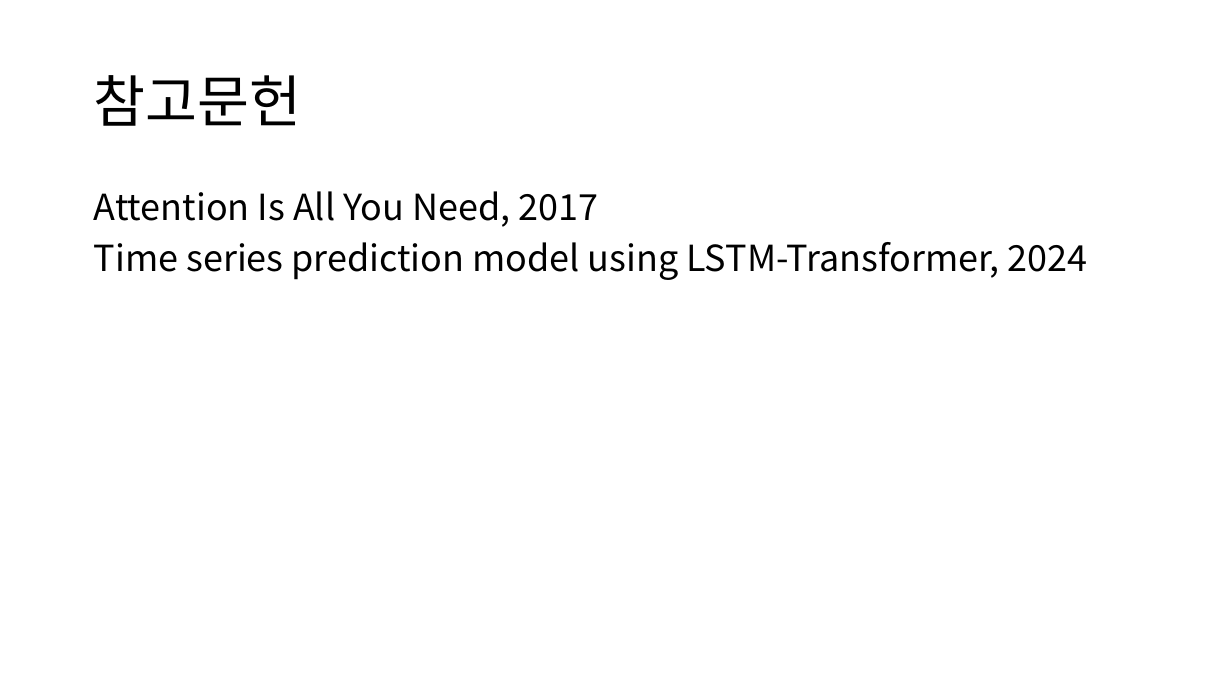
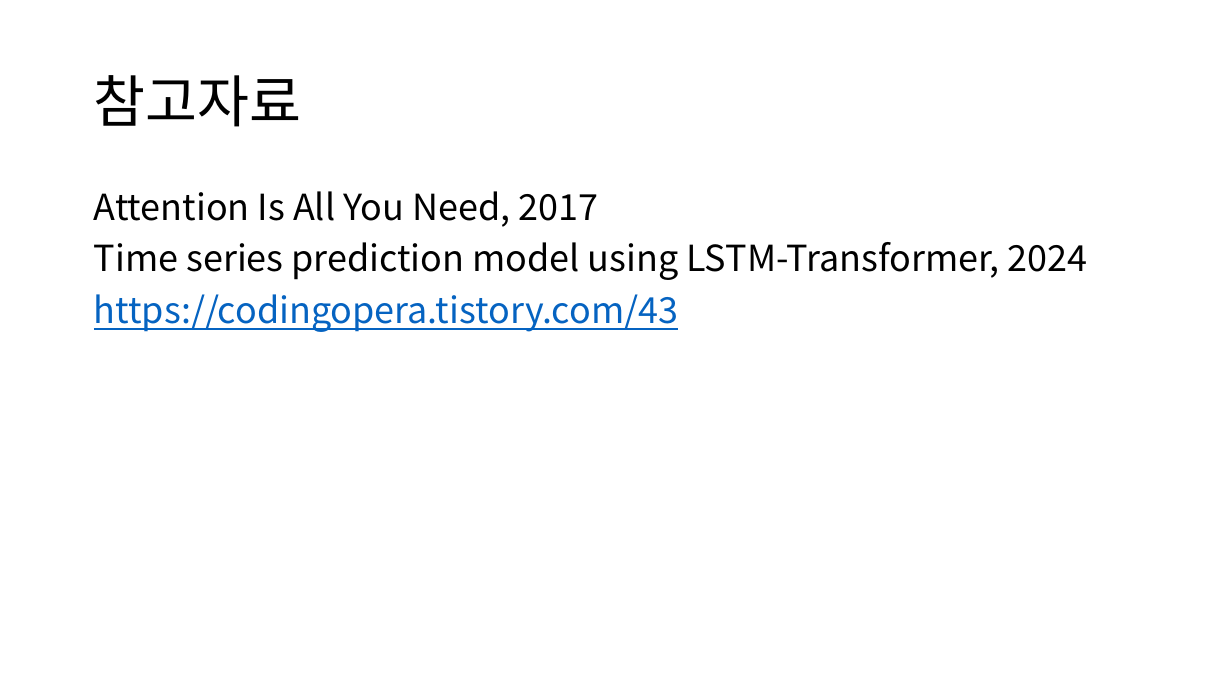
Before and after one commit to Noaplex/capstone, a slide deck: slide 10 of LSTM_Transformer.pptx (slide 9 before the commit). Drawn at 1232x693 pixels with LibreOffice and Linux fonts; fonts in the diff are those of the drawing. Boxes give left, top, right and bottom in pixels: in the first picture for what was removed or moved away, otherwise in the second. Text is boxed around its words. In the diff, an @@ line names an element or a change of style, - is before the commit and + after.

```diff
--- a/LSTM_Transformer.pptx
+++ b/LSTM_Transformer.pptx
@@ title at [94, 75, 302, 127]: text changed @@
-참고문헌
+참고자료
@@ text at [94, 294, 678, 332]: paragraph added @@
+https://codingopera.tistory.com/43
```
Also in this commit, not shown: 1 slide added.
